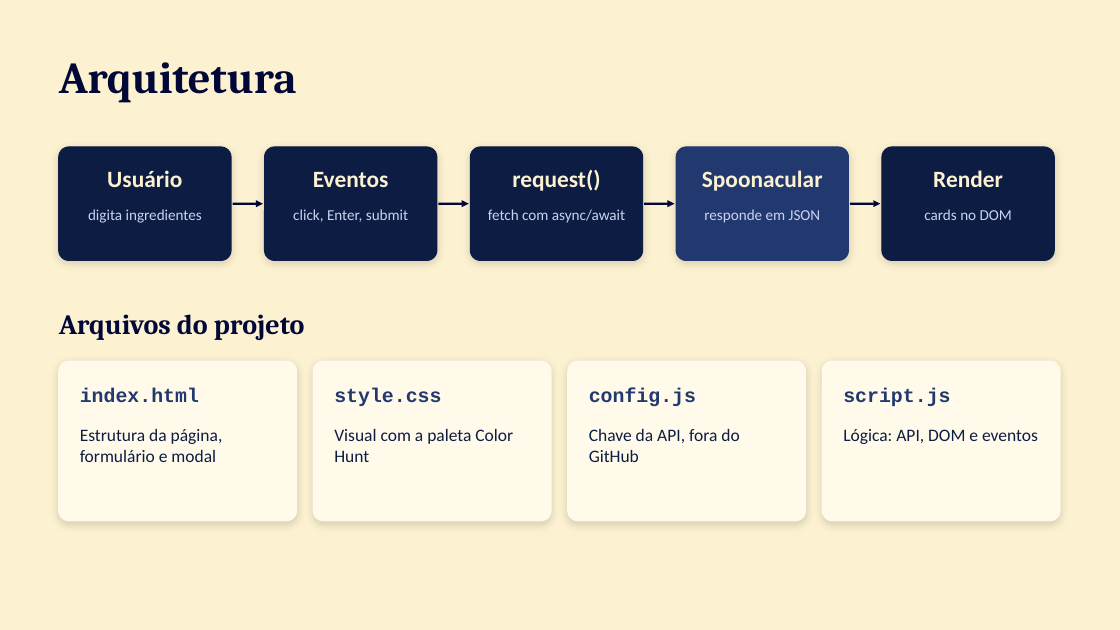
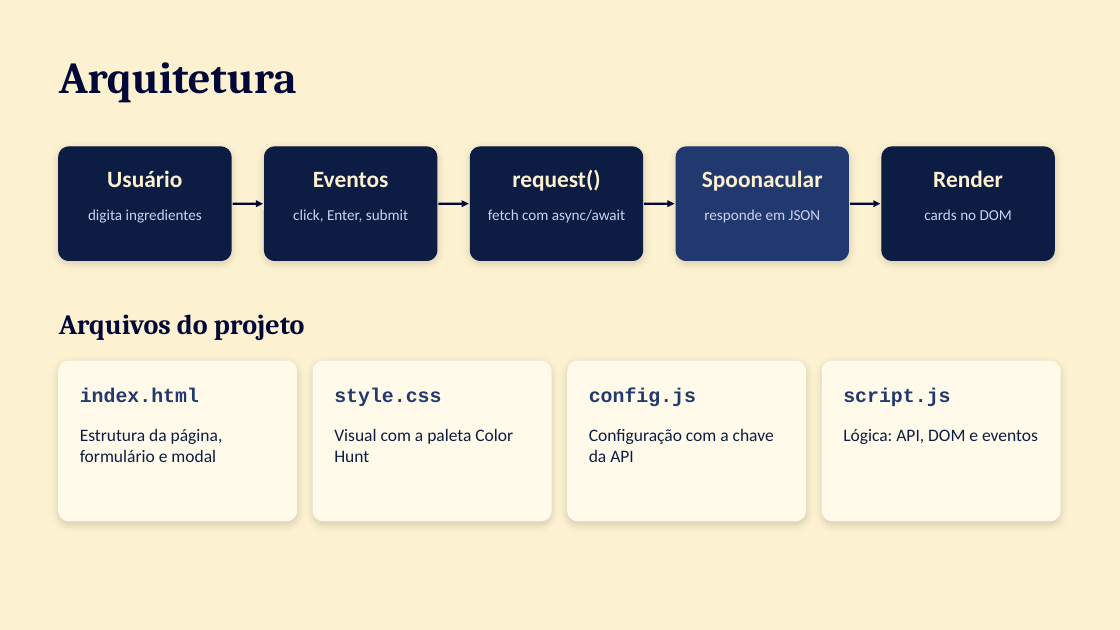
Before and after one commit to RobertoBrittes/SpoonacularAPI-ProgInt, a slide deck: slide 4 of Geladeira-Aberta-apresentacao.pptx. Drawn at 1120x630 pixels with LibreOffice and Linux fonts; fonts in the diff are those of the drawing. Boxes give left, top, right and bottom in pixels: in the first picture for what was removed or moved away, otherwise in the second. Text is boxed around its words. In the diff, an @@ line names an element or a change of style, - is before the commit and + after.

```diff
--- a/Geladeira-Aberta-apresentacao.pptx
+++ b/Geladeira-Aberta-apresentacao.pptx
@@ text at <box>589,429,774,462</box>: text changed @@
-Chave da API, fora do GitHub
+Configuração com a chave da API
```
Also in this commit, not shown: 1 other slide changed.
